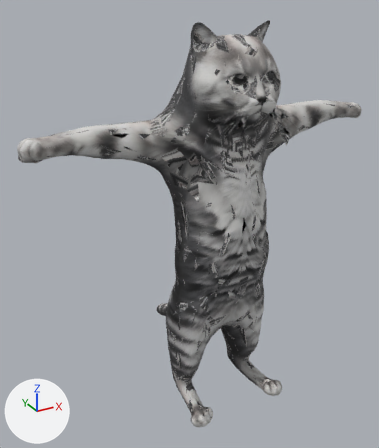
The glTF model packages/client/public/characters/meshy_cat.glb, before and after one commit.
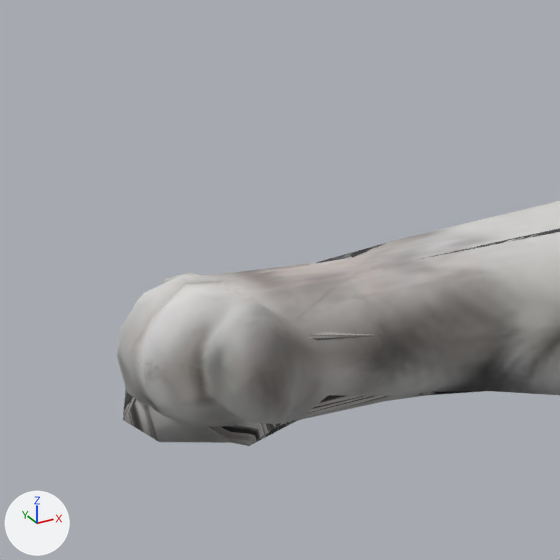
Each version appears first whole from a 50 mm lens placed at (-1.211, -2.086, 1.928), pointed at (-0.056, 0.013, 0.879), and next in a close-up on the part from 0% to 22% of the width and 22% to 40% of the height. Every picture has the same lights, and +X, +Y and +Z are marked at lower left. The first two pictures are the older version. Vertices at exactly the same position are counted once.

Names of what the first close-up shows: 'meshy_cat', 'meshy_cat_lod'.
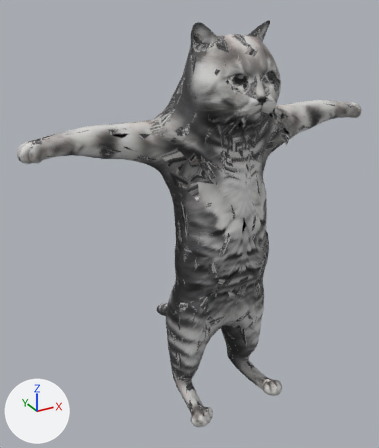
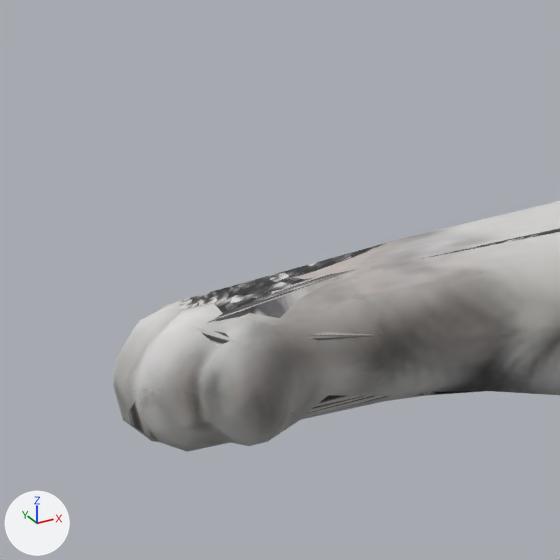
What differs and where, as boxes (x1, y1, x2, y2) in the close-ups (560 x 560 px; the box of a moved part takes in the faces that stretch with it):
'meshy_cat', reshaped
    before: (117, 201, 560, 426)
    after: (113, 201, 560, 452)
part 1 of me_meshy_cat, moved or reshaped
    before: (117, 257, 368, 426)
    after: (113, 258, 368, 452)

The change, as a diff of the scene's bpy script:
```diff
--- a/packages/client/public/characters/meshy_cat.glb.py
+++ b/packages/client/public/characters/meshy_cat.glb.py
@@ me_meshy_cat @@
 me_meshy_cat.from_pydata(...)  # 5003 vertices, 9968 faces; spans x -0.86..0.86, y -0.51..0.5, z 0.0..1.83
 # used by ob_meshy_cat; location = (0.0, 0.0, 0.0)
+# me_meshy_cat part 1: 84 of the vertices in x -0.86..-0.78, y -0.21..-0.08, z 1.36..1.44 are multiplied about their middle by the matrix ((1.012, 0.002, 0.003), (-0.137, 1.001, 0.036), (0.144, 0.001, 0.969)), then moved by (0.0, 0.02, -0.02)
 me_meshy_cat.materials.append(mat_mi_meshy_meshy_cat)
```
